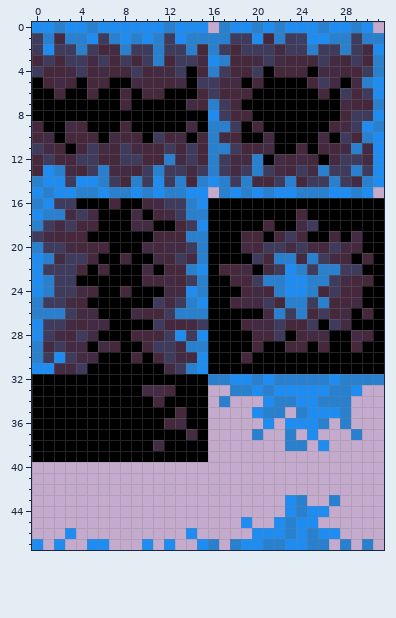
Two states of a pixel-art sprite, graphics/tileset-forest-grass.png. The picture above is the old version.
The file is 32x48 pixels.
The result:
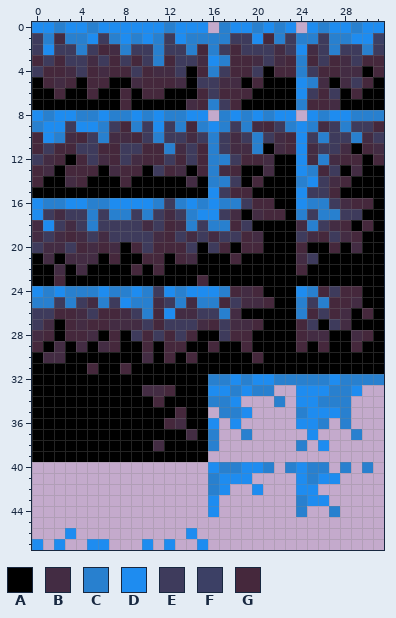
Palette (. is transparent): A #000000  B #432c43  C #2880cf  D #1e8cf0  E #3e3b5c  F #3c4065  G #45283c
What changed:
Changed rows in their new state; - is an unchanged pixel.
first column x 0:
 0 ------------------------.------D
 1 ------------------------CCE--DDF
 2 ------------------------DB-CE-CE
 3 ------------------------C--GB--G
 4 ------------------------CEGGBBAG
 5 ------------------------DCBABEGA
 6 ------------------------DE-EA-AA
 7 ------------------------CGGBAAAA
 8 DCDDCCDCCDCDCCDD.CDCDCDD.DCDDCCC
 9 CDDEDDCE-CEDECGCD--CBGECDCBEC-EG
10 -DCB-EC-B-ECEEBE-EBECEBGDECE-CBE
11 GE-GE-G--E--CB---EBBCABGDBEE-AGB
12 EB-AG-B--B--EG---CEGGBAADBC-GGAG
13 -BAG-GA-G-AEGBAG-BGAABAADCG-ABAA
14 GAABGAAA-AAAAABAC--AGAAACD-BGAAA
15 AAAAAAAAAAAAAAAADEGGAAAADEEGAAAA
16 DCCDDCCDDDDC-CDCDCCEGG--DCCEBGG-
17 -EBE-CECCECE---DDEB-BGG-CECCEE--
18 BDEBECEEEE-EGBCECCGE-A---CEBG-G-
19 BEB-BEBEEEEB-EBEBEE-B-AAEBGEBG--
20 EBBE-B-B-GE-GG-AEG-G-AAAGAAGAB--
21 ABABBB-GA-GGAG-A--G-AAAA-EAAA-A-
22 AABAB-A--GAGAAAA-AAA-AAAGAAAAA--
23 AAGA------AAAAAG--AAAAAAAAAAAAA-
24 --DCCCDCCDCEDC-DDCGBGAAA--------
25 -C-CEBCEDCCBECBCCGE--GAA--------
26 EEGG-EGGBEC-DBBEECB--AAA--------
27 EBAGBGGBBBEGEEEBGEBBGAAA--------
28 BGA-G--G-E-EGEGA-EGGAAA---------
29 GABA-------AGGAAG--GA--A--------
30 ABBAAA---ABAGAGA---AG-----------
31 AAAAAG--G---AAAA----------------
32 -------------------CD-----------
33 ----------------DD-DC-..--------
34 ----------------C-D--.-.--------
35 -----------------CCD...---------
36 ----------------D-D--.-.--------
37 ----------------C--C.--.--------
38 ----------------C------.--------
40 ----------------DCCDDC-CDCC-C-C-
41 ----------------CDDD----DCDD----
42 ----------------CD--D---DD------
43 ----------------D------.-DD.----
44 ----------------D------.-..C----
45 -------------------.--....------
46 --------------------........----
47 ----------------.-.........-.-.-
Where, in picture pixels (left, top, right, bottom), the same in both pictures:
changed: (32, 22, 384, 550)
